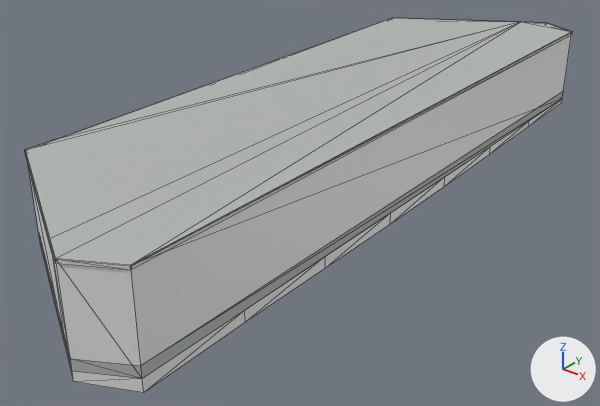
Renders of the glTF model public/models/buildings/osm-way-49379063.glb from each side of a commit.
Before and after are seen from a 50 mm camera at (16.5, -22.3, 12.0) aimed at (-0.2, -1.5, -0.9). Lighting does not change. The marker at lower right points along +X, +Y and +Z. The first picture is the older version. Mesh edges are drawn as thin lines. Where no turn or scale is listed for an object, it has been applied to the vertices. Vertices at exactly the same position are counted once.

Objects in the first picture: 'building foundation 49379063', 'reality 49379063 near reality aged pale plaster', 'reality 49379063 near reality concrete plinth', 'reality 49379063 near reality flat weathered roof', 'reality 49379063 near reality pale aluminum sill'.
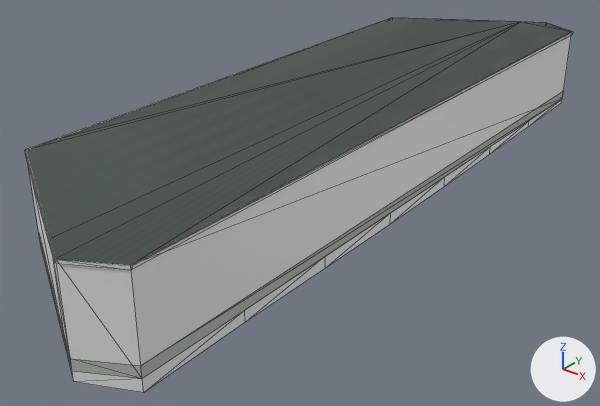
Where the change shows, as pixel boxes [x1, y1, x2, y2] in the pictures (600 x 406 px):
'reality 49379063 near reality flat weathered roof', surface changed (darker)
    both: [26, 18, 571, 265]
part 1 of me_reality_49379063_near_reality_pale_aluminum_sill, built on
    both: [25, 18, 572, 270]

The edits, one by one:
Picture 'roof-color' (img_roof_color) is new.
In material 'reality flat weathered roof' (mat_reality_flat_weathered_roof), base_color is no longer (0.451, 0.475, 0.455), grey #b3b7b4.
In material 'reality flat weathered roof' (mat_reality_flat_weathered_roof), texture is now set to img_roof_color.
me_reality_49379063_near_reality_pale_aluminum_sill is used by ob_reality_49379063_near_reality_pale_aluminum_sill; location (0.0, 0.0, 0.0).
me_reality_49379063_near_reality_pale_aluminum_sill had 34 vertices, 18 faces and spanned x -3.9..4.0, y -13.3..13.4, z 2.9..3.0.
me_reality_49379063_near_reality_pale_aluminum_sill now has 45 vertices, 36 faces and spans x -3.9..4.0, y -13.3..13.4, z 2.9..3.0.
Part 1, on me_reality_49379063_near_reality_pale_aluminum_sill:
17 faces are deleted.
11 vertices are added at x -3.9..4.0, y -13.3..13.4, z 2.9..3.0.
35 new faces join them.
